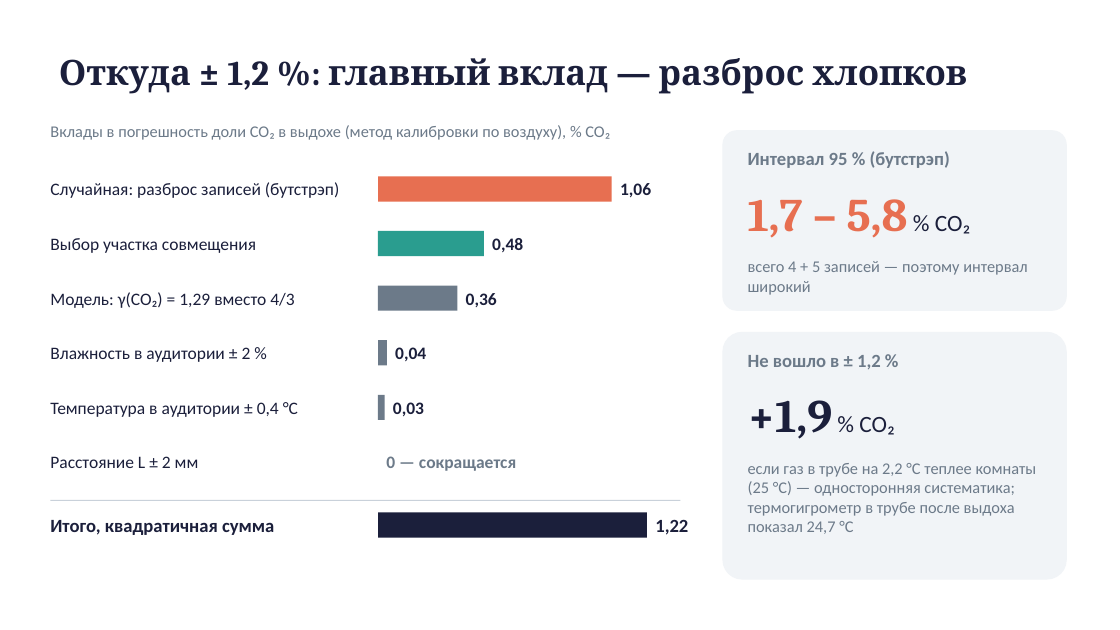
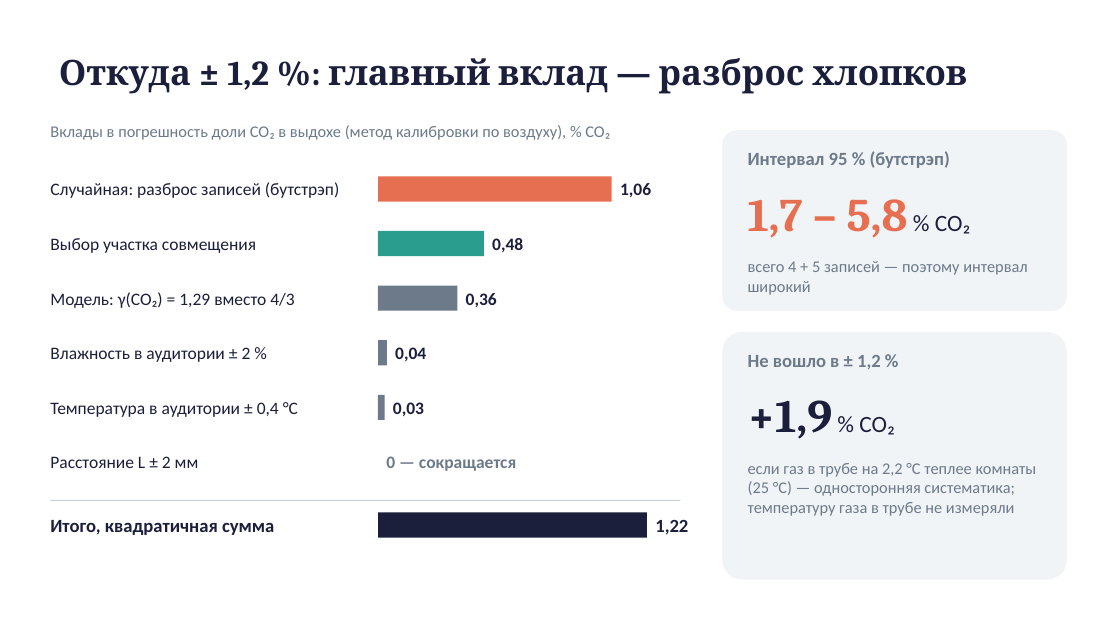
Before and after one commit to Zemiiil/sound-velocity, a slide deck: slide 9 of sound/report/sound-presentation.pptx. Drawn at 1120x630 pixels with LibreOffice and Linux fonts; fonts in the diff are those of the drawing. Boxes give left, top, right and bottom in pixels: in the first picture for what was removed or moved away, otherwise in the second. Text is boxed around its words. In the diff, an @@ line names an element or a change of style, - is before the commit and + after.

```diff
--- a/sound/report/sound-presentation.pptx
+++ b/sound/report/sound-presentation.pptx
@@ text at box(748, 463, 1037, 516): text changed @@
-если газ в трубе на 2,2 °C теплее комнаты (25 °C) — односторонняя систематика; термогигрометр в трубе после выдоха показал 24,7 °C
+если газ в трубе на 2,2 °C теплее комнаты (25 °C) — односторонняя систематика; температуру газа в трубе не измеряли
```
Also in this commit, not shown: 3 other files.
